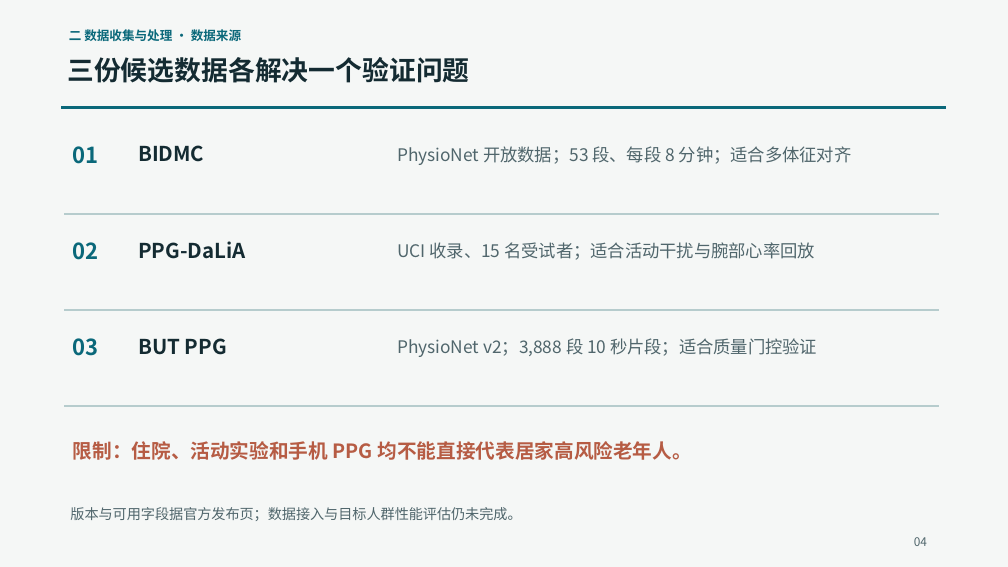
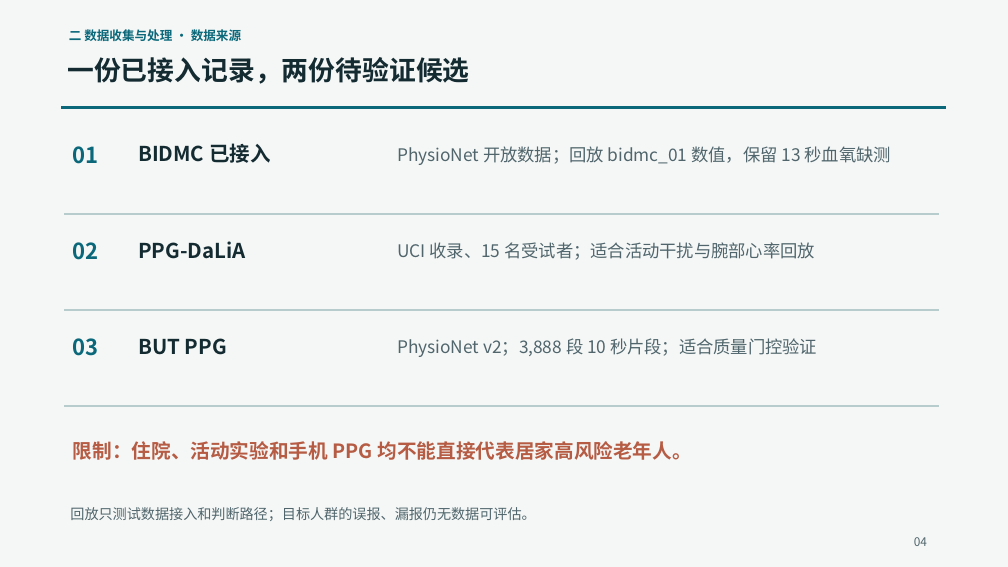
Before and after one commit to liee4/anmai-agent, a slide deck: slide 4 of presentation/output/【医疗-南京邮电大学-宋奕霖-安脉Agent】.pptx. Drawn at 1008x567 pixels with LibreOffice and Linux fonts; fonts in the diff are those of the drawing. Boxes give left, top, right and bottom in pixels: in the first picture for what was removed or moved away, otherwise in the second. Text is boxed around its words. In the diff, an @@ line names an element or a change of style, - is before the commit and + after.

```diff
--- a/presentation/output/【医疗-南京邮电大学-宋奕霖-安脉Agent】.pptx
+++ b/presentation/output/【医疗-南京邮电大学-宋奕霖-安脉Agent】.pptx
@@ text at [67,57,469,84]: text changed @@
-三份候选数据各解决一个验证问题
+一份已接入记录，两份待验证候选
@@ text at [138,143,271,163]: text changed @@
-BIDMC
+BIDMC 已接入
@@ text at [397,146,891,165]: text changed @@
-PhysioNet 开放数据；53 段、每段 8 分钟；适合多体征对齐
+PhysioNet 开放数据；回放 bidmc_01 数值，保留 13 秒血氧缺测
@@ text at [70,507,535,521]: text changed @@
-版本与可用字段据官方发布页；数据接入与目标人群性能评估仍未完成。
+回放只测试数据接入和判断路径；目标人群的误报、漏报仍无数据可评估。
```
Also in this commit, not shown: 7 other slides changed, 7 other files.
